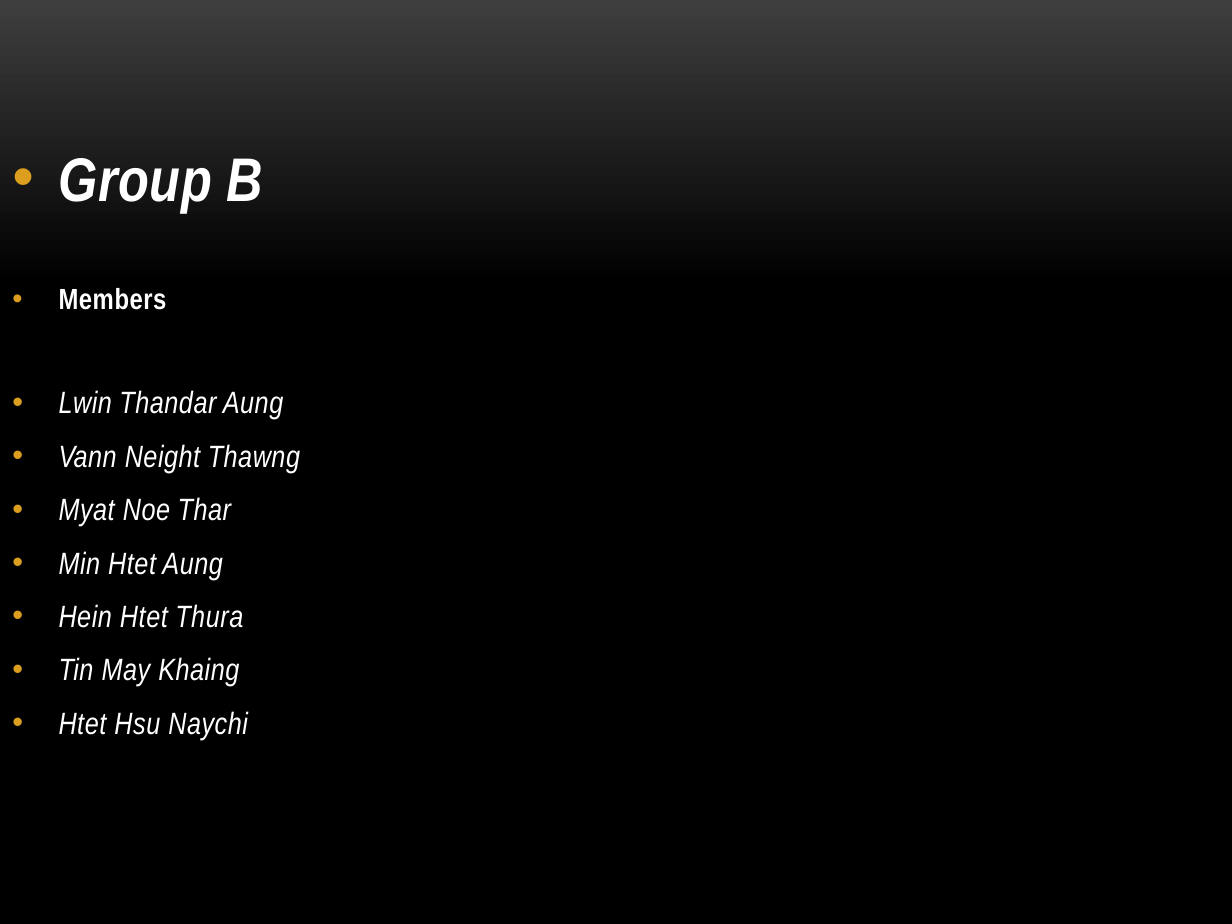
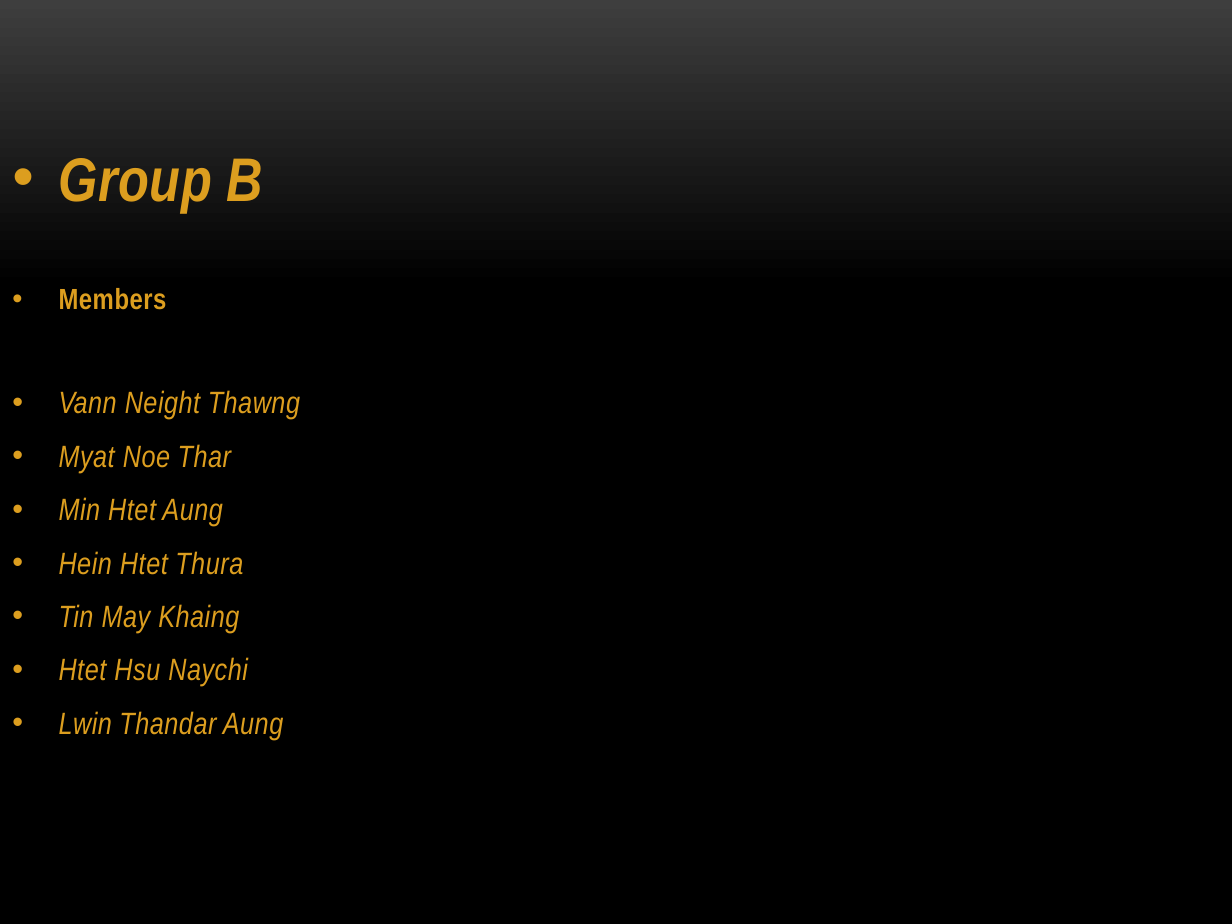
Before and after one commit to team7mit/ExamRecordQQ, a slide deck: slide 2 of Examination Record Management System.pptx. Drawn at 1232x924 pixels with LibreOffice and Linux fonts; fonts in the diff are those of the drawing; background and template pictures are left out. Boxes give left, top, right and bottom in pixels: in the first picture for what was removed or moved away, otherwise in the second. Text is boxed around its words. In the diff, an @@ line names an element or a change of style, - is before the commit and + after.

Commit message:
ppt

```diff
--- a/Examination Record Management System.pptx
+++ b/Examination Record Management System.pptx
@@ text at (59,158,300,687): text colour #FFFFFF to #DC9E1F in "Group B", "Members", "Vann Neight Thawng", "Myat Noe Thar" and 4 more places @@
@@ text at (59,390,283,420): paragraph removed @@
-• Lwin Thandar Aung
@@ text at (59,711,283,740): paragraph added @@
+• Lwin Thandar Aung
```
Also in this commit, not shown: 12 other slides changed.
